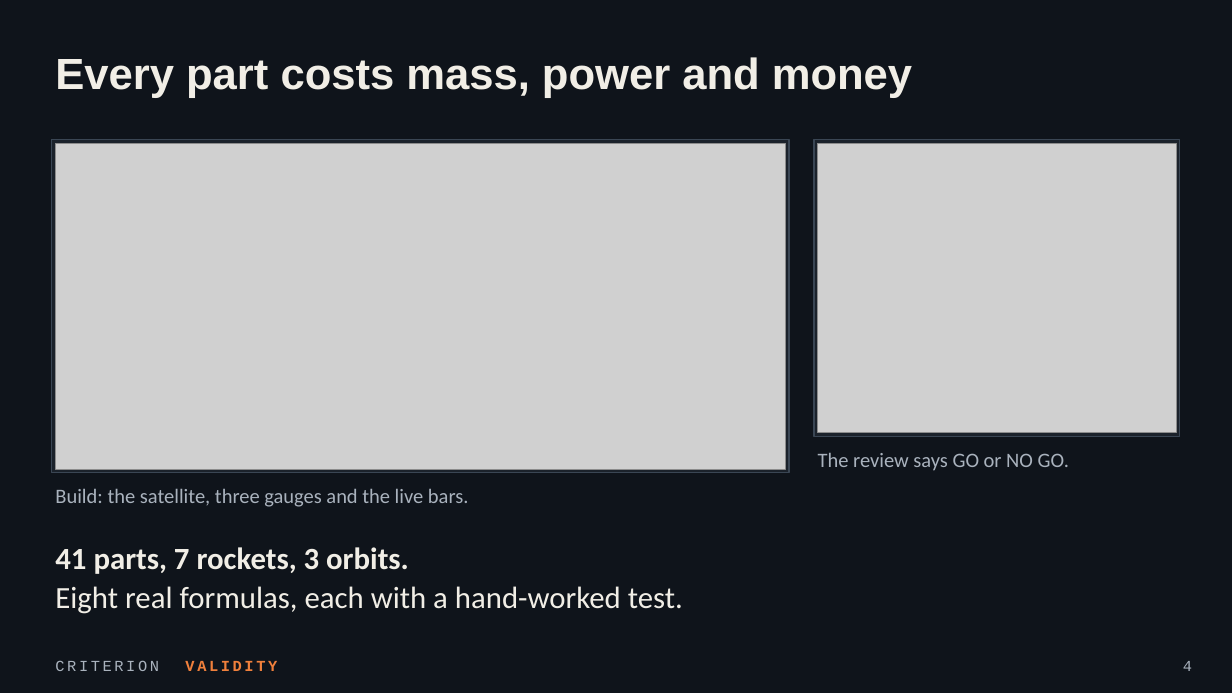
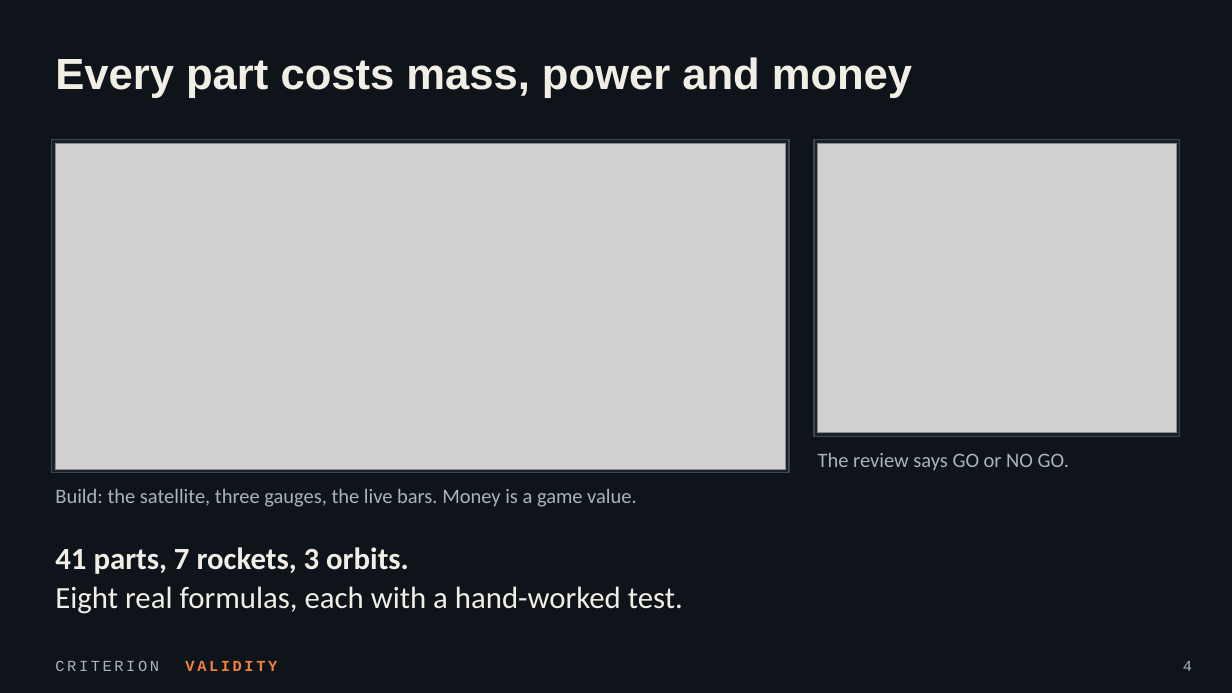
Before and after one commit to angads22/Hackstreet_Bros_Satellite, a slide deck: slide 4 of deck/GRAVITRON.pptx. Drawn at 1232x693 pixels with LibreOffice and Linux fonts; fonts in the diff are those of the drawing; grey boxes stand for pictures. Boxes give left, top, right and bottom in pixels: in the first picture for what was removed or moved away, otherwise in the second. Text is boxed around its words. In the diff, an @@ line names an element or a change of style, - is before the commit and + after.

```diff
--- a/deck/GRAVITRON.pptx
+++ b/deck/GRAVITRON.pptx
@@ text at bbox=[55, 489, 637, 507]: text changed @@
-Build: the satellite, three gauges and the live bars.
+Build: the satellite, three gauges, the live bars. Money is a game value.
```
Also in this commit, not shown: 2 other slides changed, 8 other files.
